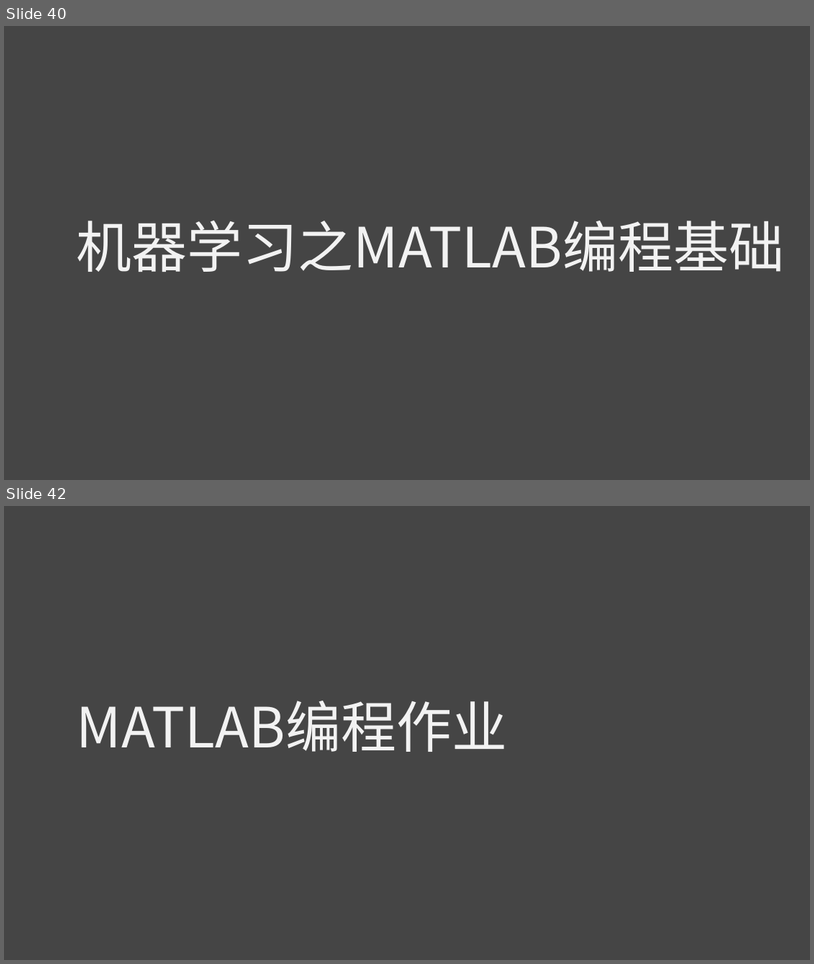
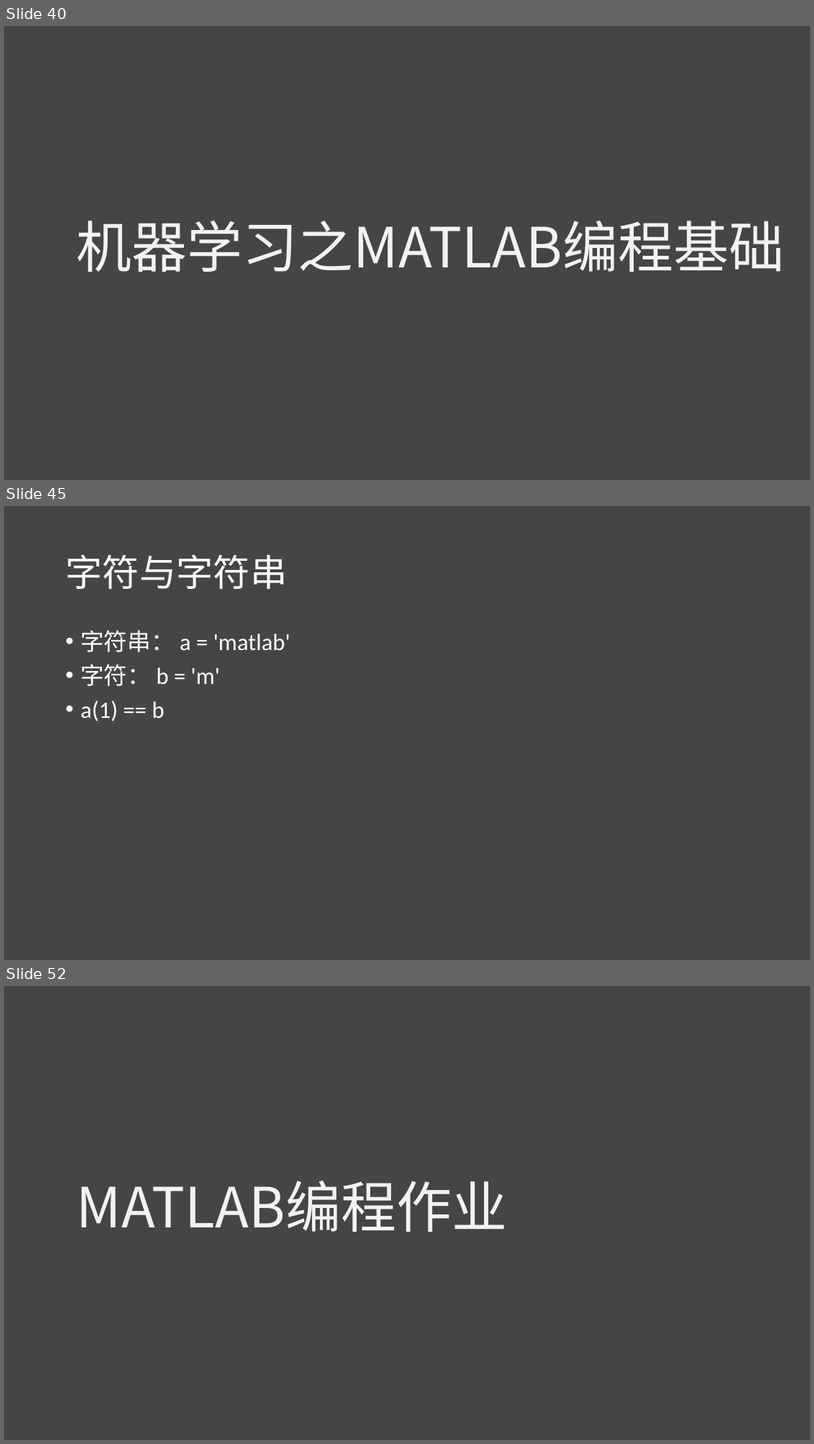
Before and after one commit to lichao312214129/lc_rsfmri_tools_python, a slide deck: The_first_ml_training/第一届机器学习实战班.pptx. Shown one above the other, each under a label of ours: slides 40 and 42 before the commit, slides 40, 45 and 52 after it; the slides between them are not shown. The pictures are 814x964 and 814x1444 pixels, drawn with LibreOffice and Linux fonts; fonts in the diff are those of the drawing. Boxes give left, top, right and bottom in pixels: in the first picture for what was removed or moved away, otherwise in the second. Text is boxed around its words. In the diff, an @@ line names an element or a change of style, - is before the commit and + after.

Commit message:
codes of matlab

```diff
--- a/The_first_ml_training/第一届机器学习实战班.pptx
+++ b/The_first_ml_training/第一届机器学习实战班.pptx
@@ slide 45 added at (x1=4, y1=506, x2=810, y2=960), background #454545 @@
@@ title added at (x1=65, y1=554, x2=287, y2=589), 44 pt, text #FFFFFF @@
+字符与字符串
@@ text added at (x1=80, y1=630, x2=291, y2=721), 28 pt, text #FFFFFF @@
+• 字符串： a = 'matlab'
+• 字符： b = 'm'
+• a(1) == b
@@ what was slide 42 is now slide 52 @@
```
Also in this commit, not shown: 1 slide changed, 9 other slides added, 10 other files.
